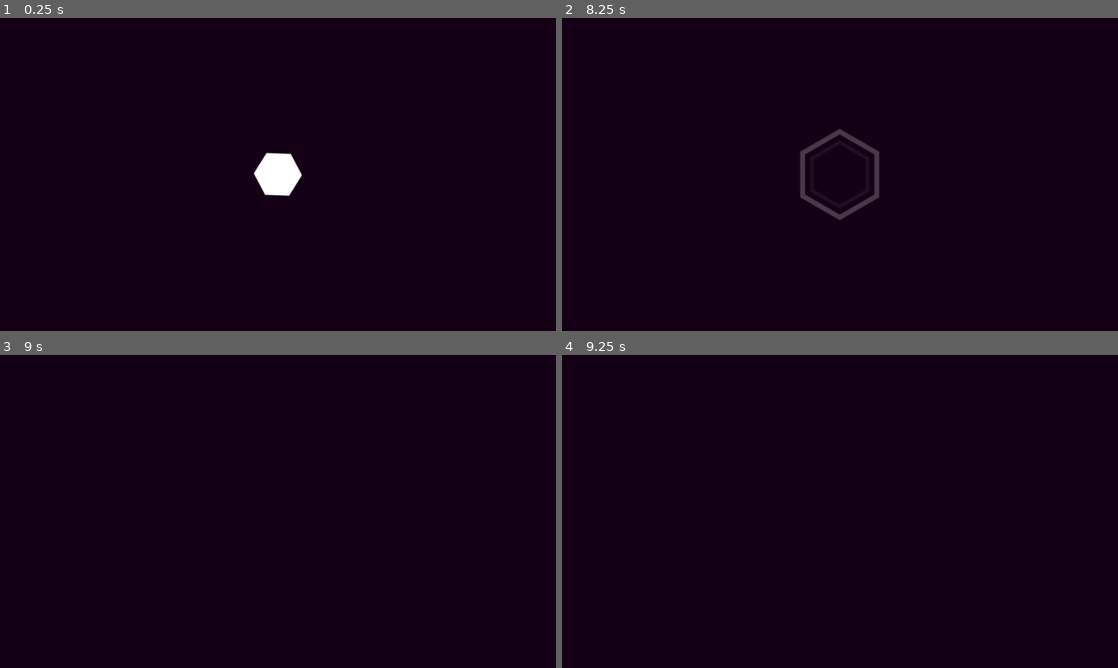
Above: before the commit, frames 1-4 (two rows, left to right).
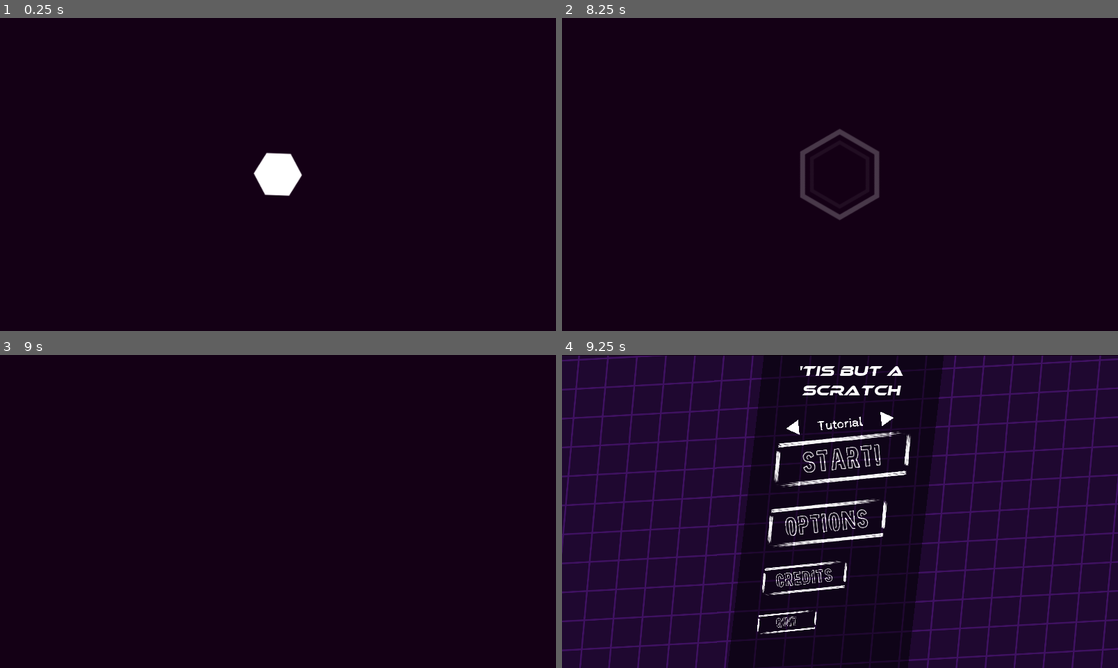
Above: after the commit, the same moments.

Repository: BlazingEdgeGames/-Tis-But-A-Scratch-game-
Game: Godot game, scene res://intro.tscn
The game is run twice, just before and just after one commit, with the same random seed, the same clock (stepped at 60 frames per second) and the same inputs. Sound files missing from this copy of the repository are replaced by a short silence.
Inputs (mouse positions are in pixels of both pictures, inside the frame that each line leads up to):
- Up to frame 1 (0.25 s): no input
- Up to frame 2 (8.25 s): move the mouse to (962, 158) at 0.52 s; hold Right (right) 0.53-1.28 s; tap Q (ability1) at 0.6, 3.6, 6.6 s; click (962, 158) at 0.67 s; move the mouse to (728, 190) at 1.27 s; hold S (down) 1.28-2.03 s; tap 2 (ability2) at 1.35, 4.35, 7.35 s; tap Enter at 2, 6.5 s; move the mouse to (895, 105) at 2.02 s; hold Right (right) 2.03-2.78 s; right-click (895, 105) at 2.1 s; move the mouse to (812, 237) at 2.77 s; hold Up (up) 2.78-3.53 s; click (812, 237) at 2.85 s; tap Space at 3.5 s; move the mouse to (1006, 221) at 3.52 s; hold A (left) 3.53-5.03 s; move the mouse to (673, 127) at 4.27 s; move the mouse to (867, 174) at 5.02 s; hold S (down) 5.03-5.78 s; right-click (867, 174) at 5.1 s; click (867, 174) at 5.17 s; move the mouse to (756, 96) at 5.77 s; hold Right (right) 5.78-6.53 s; click (756, 96) at 5.85 s; move the mouse to (962, 158) at 6.52 s; hold Up (up) 6.53-7.28 s; move the mouse to (728, 190) at 7.27 s; hold Right (right) 7.28-8.03 s; click (728, 190) at 7.42 s; move the mouse to (895, 105) at 8.02 s; hold S (down) from 8.03 s (still down); right-click (895, 105) at 8.1 s
- Up to frame 3 (9 s): tap Space at 8.75 s; move the mouse to (250, 574) at 8.77 s; release S (down) at 8.78 s; hold A (left) from 8.78 s (still down); click (250, 574) at 8.85 s
- Up to frame 4 (9.25 s): keep holding A (left)

Frames 1-3 are identical in both runs. In frame 4, 73% of the frame differs, in the area x 0-100%, y 0-100%.

Commit message:
Improvements
Added title and made the tutorial a bit easier

Diff:
--- a/main.tscn
+++ b/main.tscn
@@ -15,6 +15,7 @@
 [ext_resource path="res://assets/main/sliderfill.png" type="Texture" id=13]
 [ext_resource path="res://assets/main/freeze.png" type="Texture" id=14]
 [ext_resource path="res://assets/main/heart.png" type="Texture" id=15]
+[ext_resource path="res://assets/fonts/ethnocentric rg it.otf" type="DynamicFontData" id=16]
 
 [sub_resource type="StyleBoxEmpty" id=1]
 
@@ -650,6 +651,10 @@
 "update": 0,
 "values": [ Color( 1, 1, 1, 0 ), Color( 1, 1, 1, 0 ), Color( 1, 1, 1, 1 ) ]
 }
+
+[sub_resource type="DynamicFont" id=50]
+size = 52
+font_data = ExtResource( 16 )
 
 [node name="main" type="Node2D"]
 position = Vector2( 775, 170 )
@@ -1081,7 +1086,19 @@
 anims/RESET = SubResource( 43 )
 anims/credits = SubResource( 42 )
 
+[node name="Title" type="Label" parent="."]
+margin_left = -81.0
+margin_top = -156.0
+margin_right = 525.0
+margin_bottom = -8.0
+custom_fonts/font = SubResource( 50 )
+text = "'Tis But A Scratch"
+align = 1
+valign = 1
+autowrap = true
+
 [node name="1Px2" type="Sprite" parent="."]
+visible = false
 modulate = Color( 0.0823529, 0, 0.0862745, 1 )
 light_mask = 0
 position = Vector2( 195, 358 )
--- a/scenes/player/enemiespawner.gd
+++ b/scenes/player/enemiespawner.gd
@@ -15,7 +15,7 @@
 	match level:
 
 		0:
-			timespawn = 4
+			timespawn = 6
 			yield(get_tree().create_timer(6),"timeout")
 			while true:
 				yield(get_tree().create_timer(timespawn),"timeout")
Not shown: 1 places in main.tscn that only renumber resources
